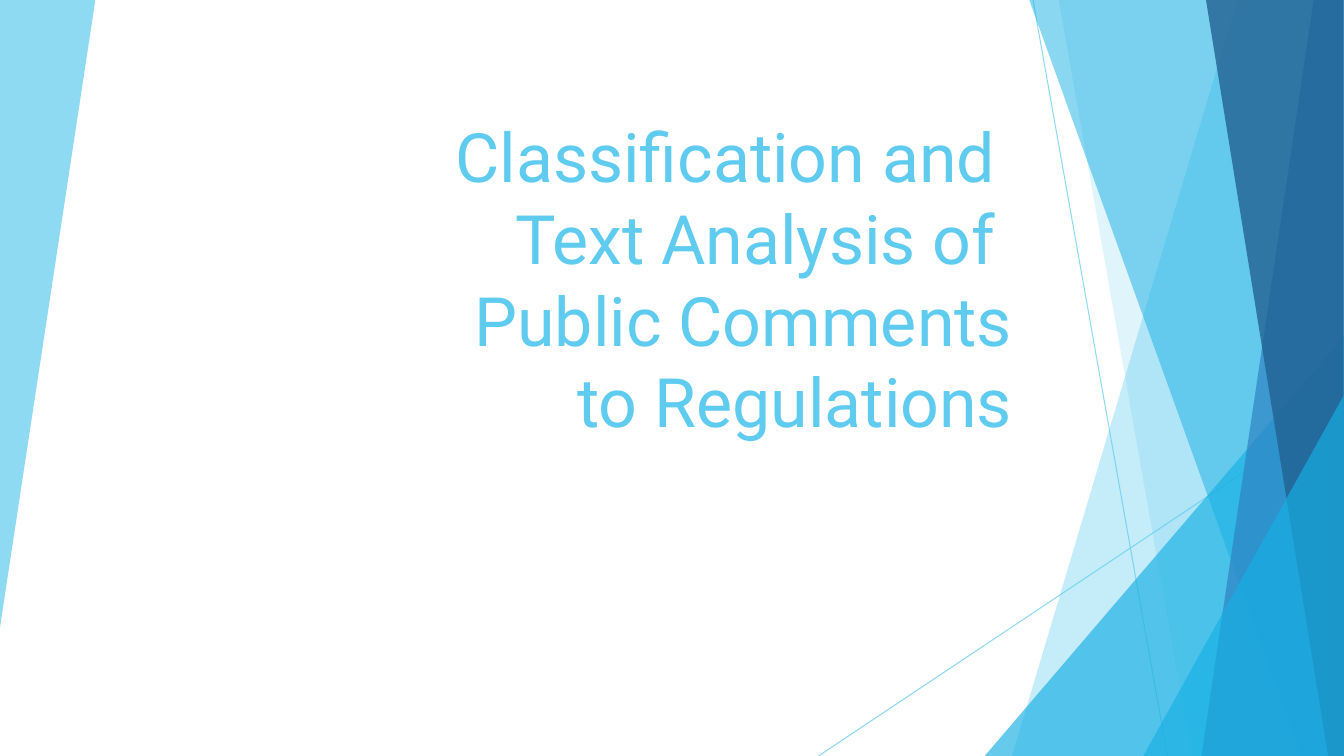
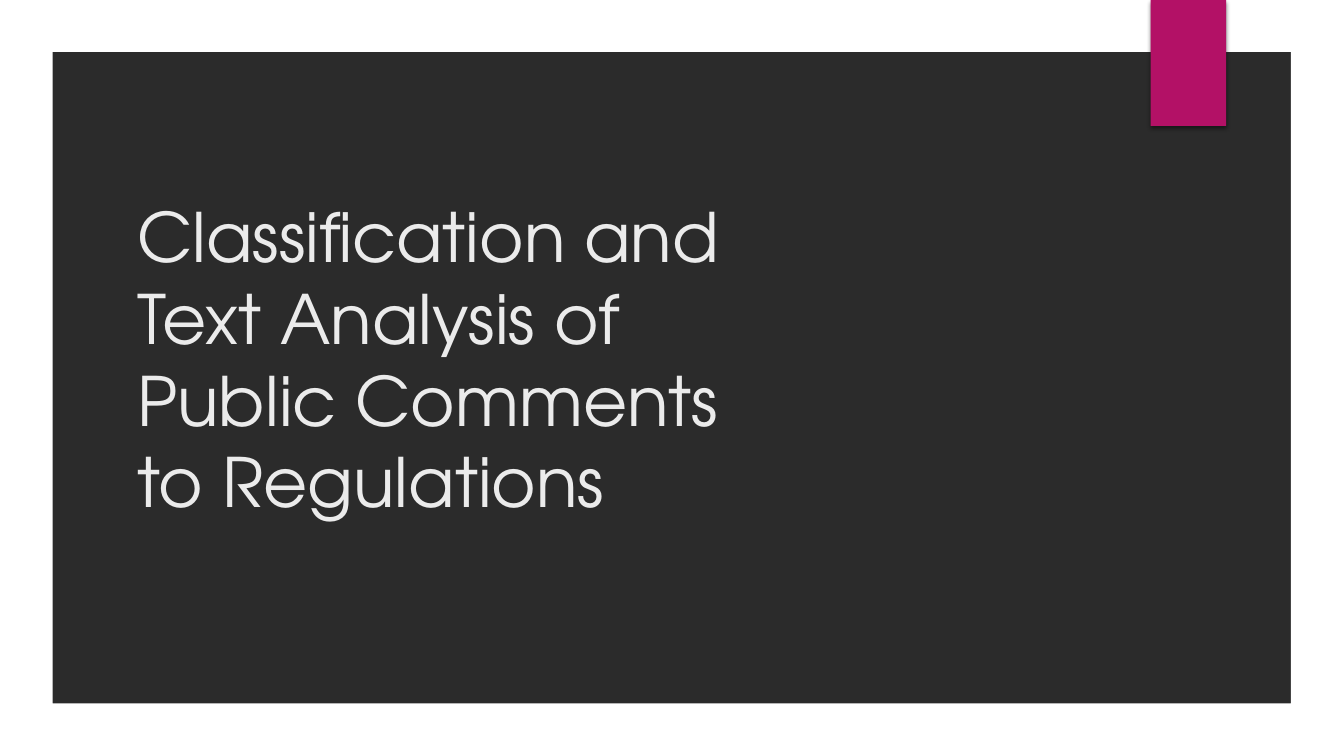
Before and after one commit to HHS/capstone.arthur.pignotti, a slide deck: slide 1 of Capstone - Midway.pptx. Drawn at 1344x756 pixels with LibreOffice and Linux fonts; fonts in the diff are those of the drawing; background and template pictures are left out; a plain dark background stands for a picture behind light text. Boxes give left, top, right and bottom in pixels: in the first picture for what was removed or moved away, otherwise in the second. Text is boxed around its words. In the diff, an @@ line names an element or a change of style, - is before the commit and + after.

```diff
--- a/Capstone - Midway.pptx
+++ b/Capstone - Midway.pptx
@@ background #FFFFFF to picture (left out) @@
@@ freeform shape added at [0,0,1344,756], fill #FFFFFF @@
@@ rectangle added at [1150,0,1226,126], fill #B31166 @@
@@ title "Classification and Text Analysis of ...": place and size @@
-title "Classification and Text Analysis of ..." at [455,130,1012,441]
+title "Classification and Text Analysis of ..." at [137,211,719,522]
@@ title "Classification and Text Analysis of ..." at [137,211,719,522]: font Roboto to TeX Gyre Adventor, text colour #5FCBEF to #EBEBEB; alignment right to left @@
@@ group removed at [0,0,1344,756]: 6 freeform shapes, 2 lines, 2 triangles @@
```
Also in this commit, not shown: 2 other slides changed, 3 slides added, 1 slide removed, 3 other files.
